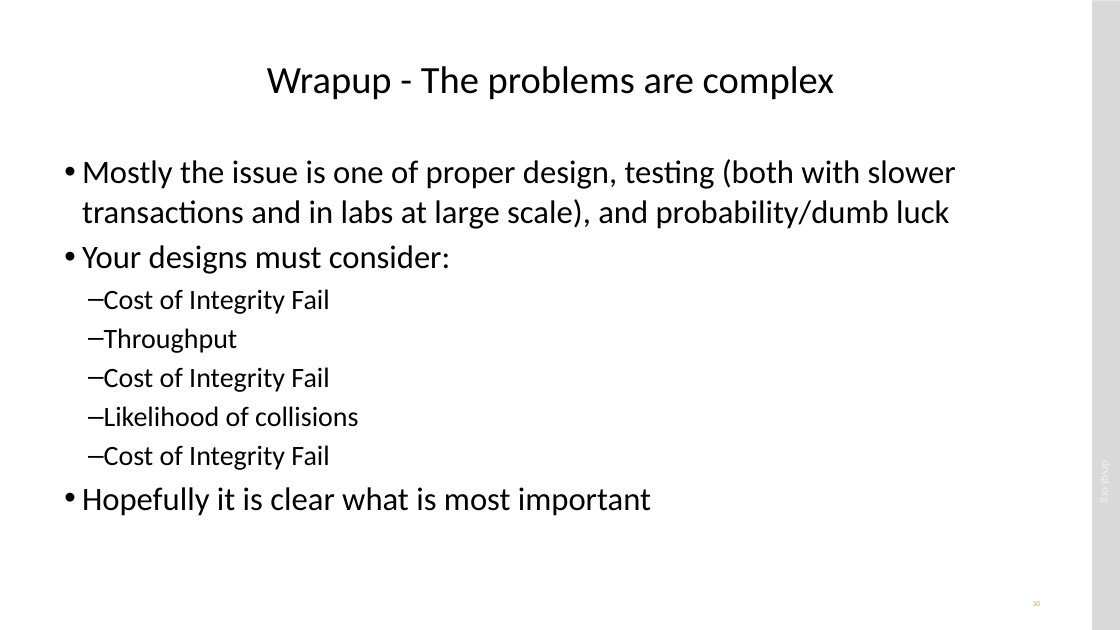
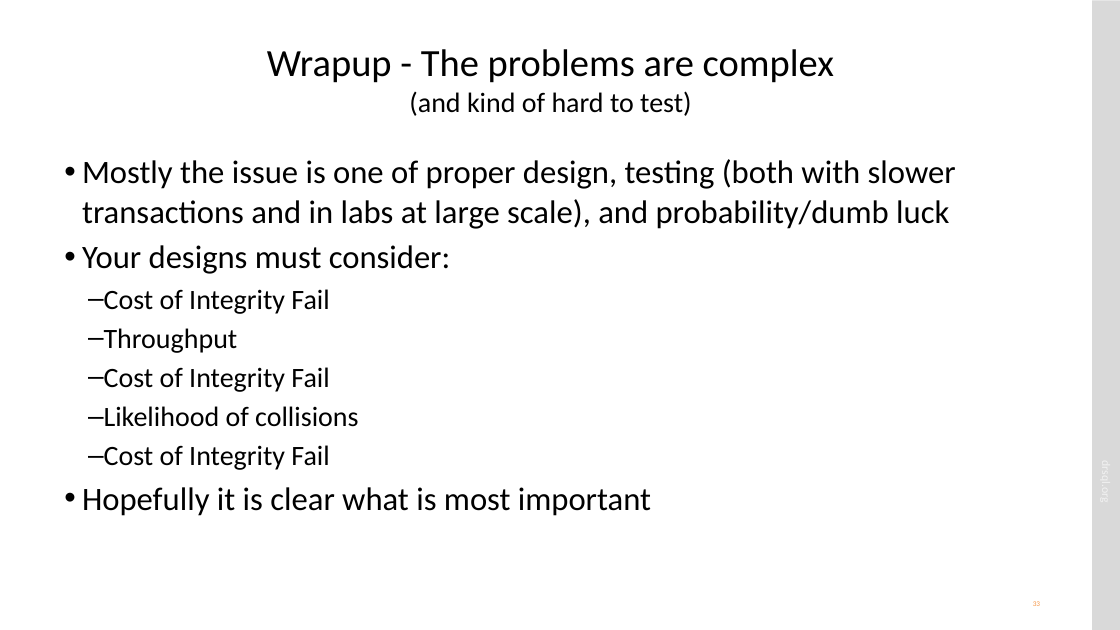
Before and after one commit to drsqlgithub/Presentation-Downloads, a slide deck: slide 33 of Concurrency/Matters of Concurrency.pptx (slide 30 before the commit). Drawn at 1120x630 pixels with LibreOffice and Linux fonts; fonts in the diff are those of the drawing. Boxes give left, top, right and bottom in pixels: in the first picture for what was removed or moved away, otherwise in the second. Text is boxed around its words. In the diff, an @@ line names an element or a change of style, - is before the commit and + after.

```diff
--- a/Concurrency/Matters of Concurrency.pptx
+++ b/Concurrency/Matters of Concurrency.pptx
@@ title at box(267, 49, 834, 116): text changed @@
-Wrapup - The problems are complex
+Wrapup - The problems are complex
+(and kind of hard to test)
```
Also in this commit, not shown: 14 other slides changed, 4 slides added, 1 slide removed, 12 other files.
